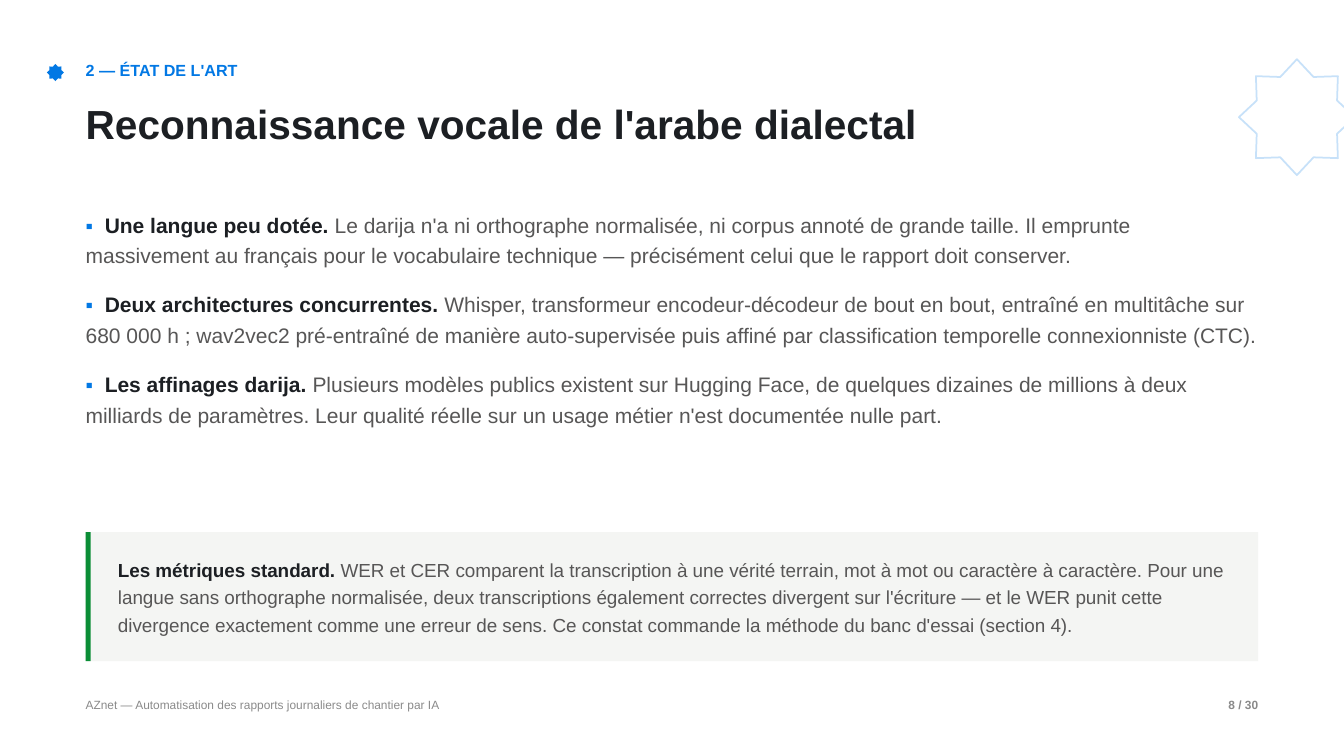
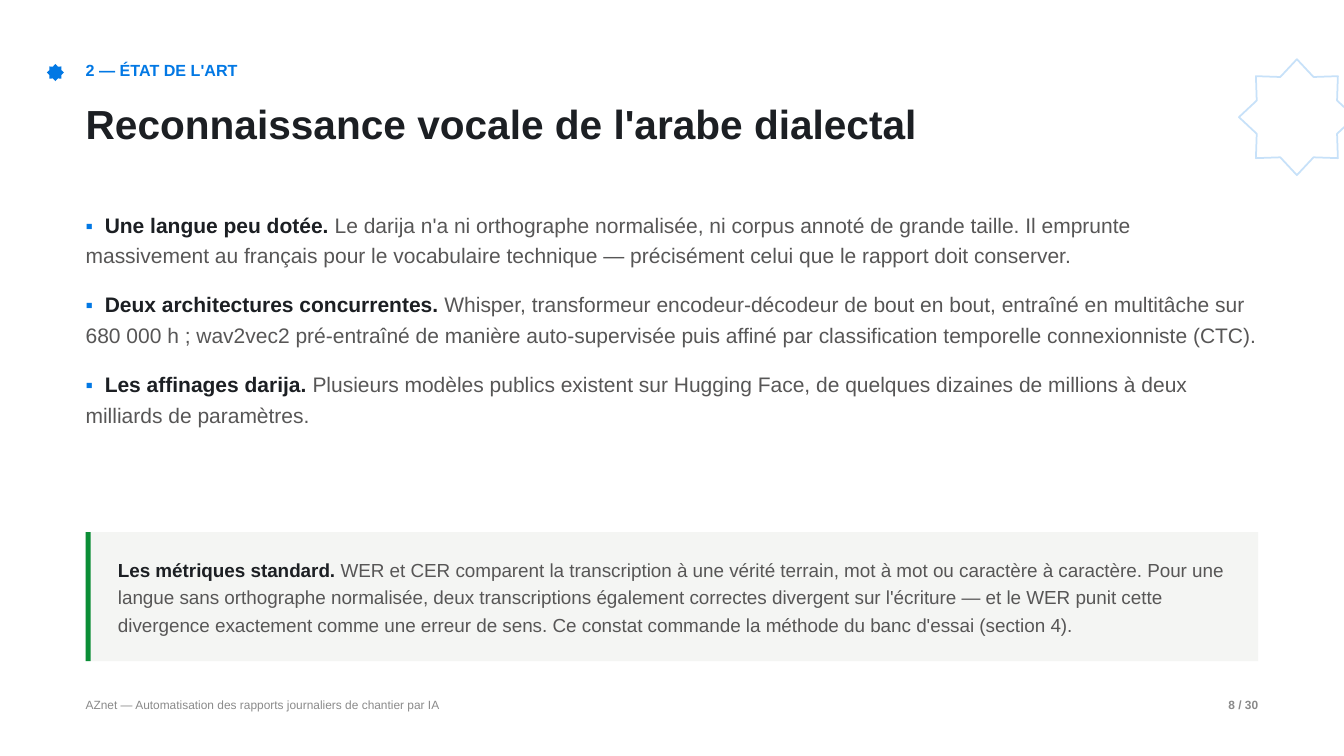
Before and after one commit to yassine808/PFE-aznet, a slide deck: slide 8 of Pres+report/Soutenance-PFE.pptx. Drawn at 1344x756 pixels with LibreOffice and Linux fonts; fonts in the diff are those of the drawing. Boxes give left, top, right and bottom in pixels: in the first picture for what was removed or moved away, otherwise in the second. Text is boxed around its words. In the diff, an @@ line names an element or a change of style, - is before the commit and + after.

```diff
--- a/Pres+report/Soutenance-PFE.pptx
+++ b/Pres+report/Soutenance-PFE.pptx
@@ text at [86, 376, 1187, 427]: text changed @@
-▪ Les affinages darija. Plusieurs modèles publics existent sur Hugging Face, de quelques dizaines de millions à deux milliards de paramètres. Leur qualité réelle sur un usage métier n'est documentée nulle part.
+▪ Les affinages darija. Plusieurs modèles publics existent sur Hugging Face, de quelques dizaines de millions à deux milliards de paramètres.
```
Also in this commit, not shown: 1 other slide changed.
